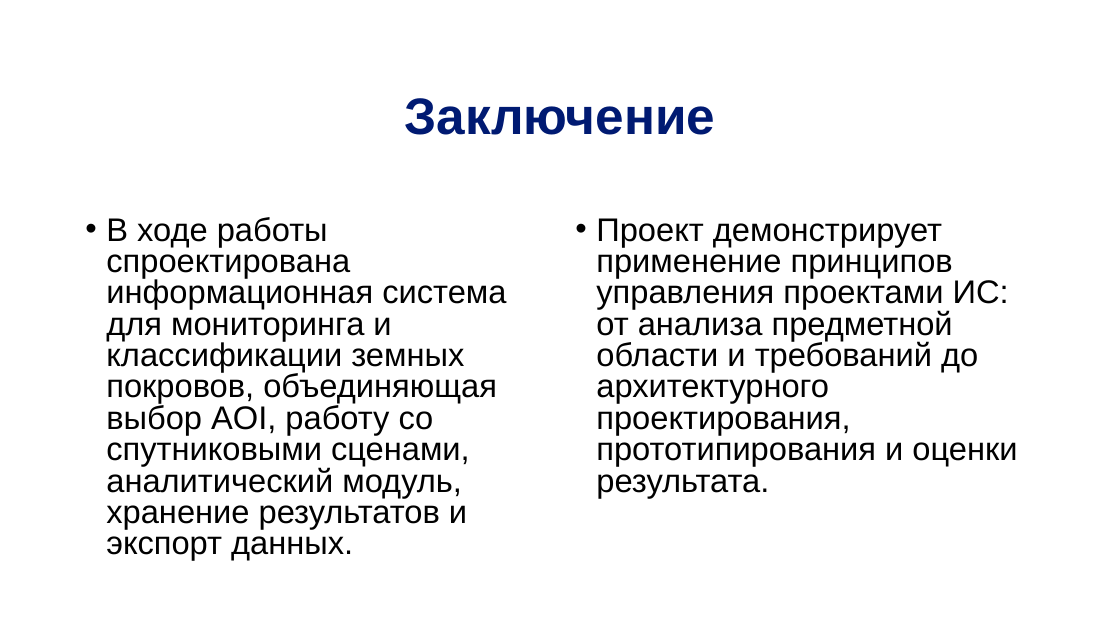
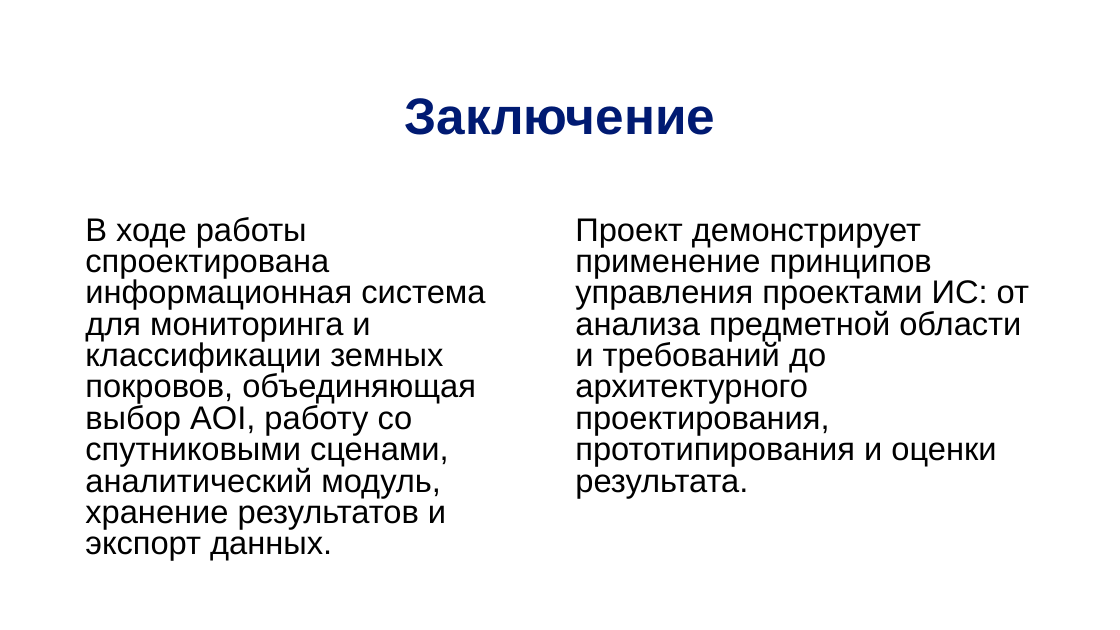
Before and after one commit to DinRazar/ispm, a slide deck: slide 12 of Работа_10_Этоговая преза УПИС.pptx (slide 10 before the commit). Drawn at 1120x630 pixels with LibreOffice and Linux fonts; fonts in the diff are those of the drawing; background and template pictures are left out. Boxes give left, top, right and bottom in pixels: in the first picture for what was removed or moved away, otherwise in the second. Text is boxed around its words. In the diff, an @@ line names an element or a change of style, - is before the commit and + after.

```diff
--- a/Работа_10_Этоговая преза УПИС.pptx
+++ b/Работа_10_Этоговая преза УПИС.pptx
@@ text "В ходе работы спроектирована информационная ..." at (85, 217, 485, 560): bullet • to none @@
@@ text "Проект демонстрирует применение принципов управления ..." at (575, 218, 1029, 498): bullet • to none @@
```
Also in this commit, not shown: 7 other slides changed, 2 slides added.
